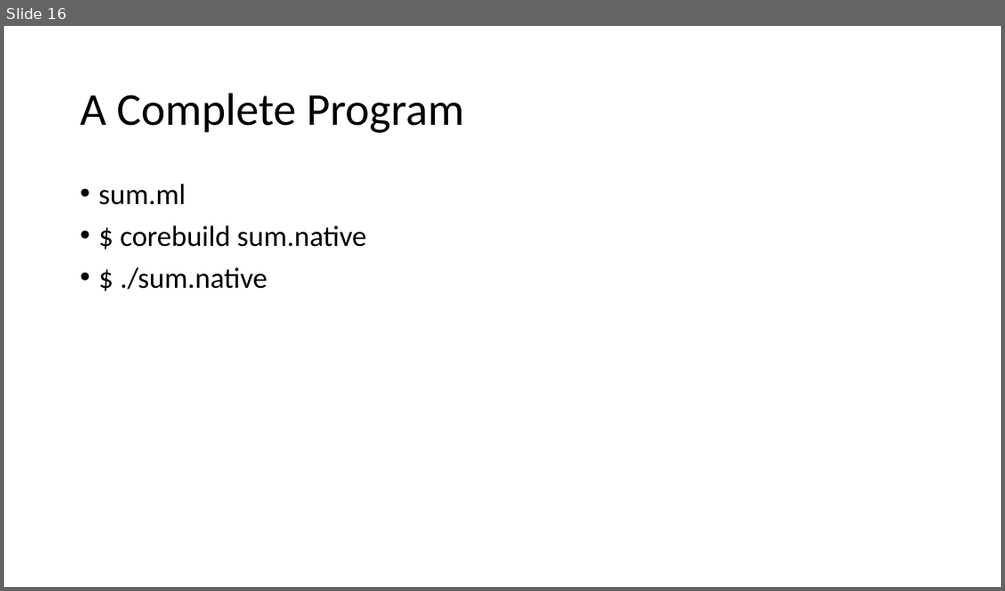
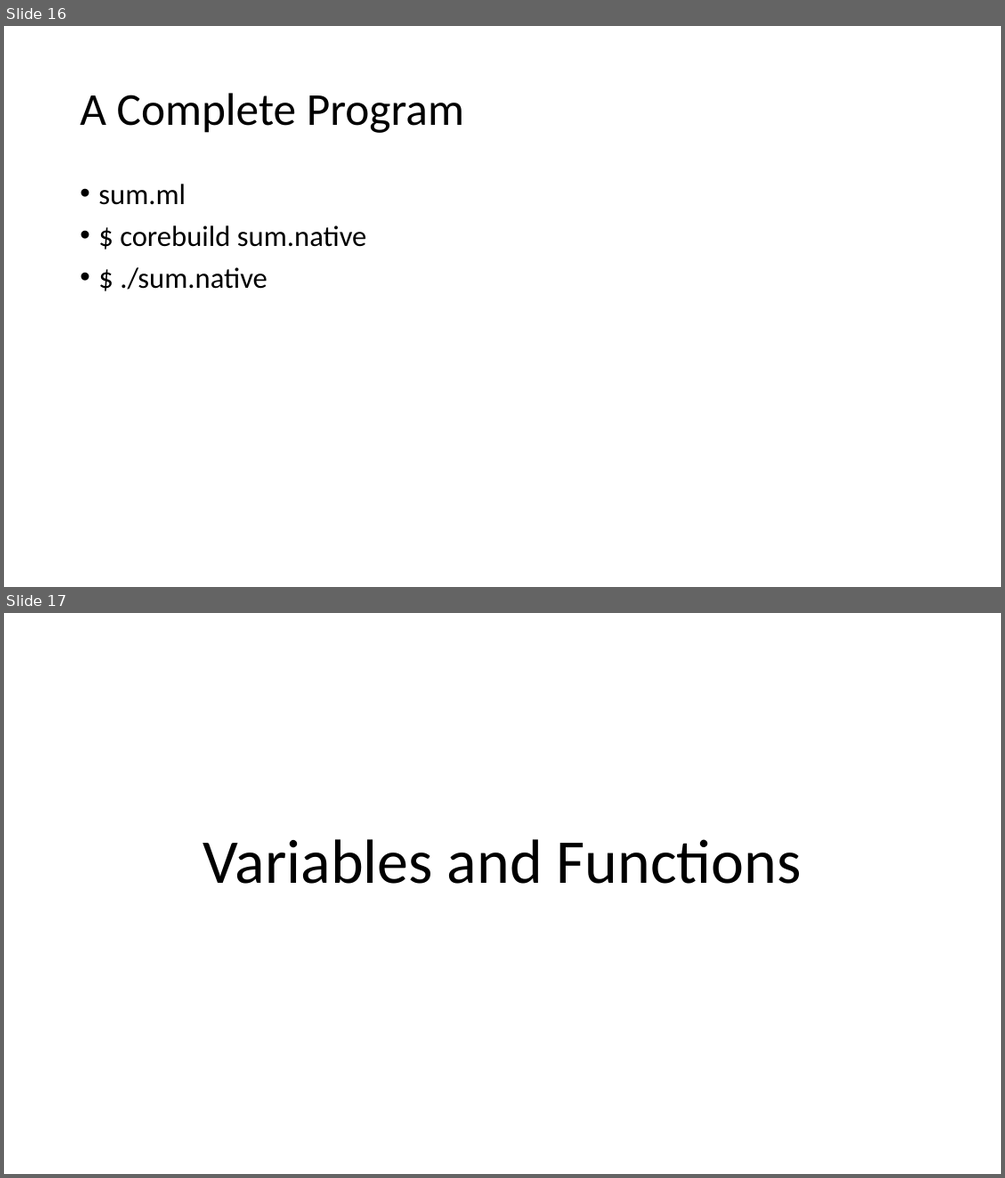
Before and after one commit to bacmive/paper_notes, a slide deck: notes8-ocaml.pptx. Shown one above the other, each under a label of ours: slide 16 before the commit, slides 16 and 17 after it. The pictures are 1005x591 and 1005x1178 pixels, drawn with LibreOffice and Linux fonts; fonts in the diff are those of the drawing. Boxes give left, top, right and bottom in pixels: in the first picture for what was removed or moved away, otherwise in the second. Text is boxed around its words. In the diff, an @@ line names an element or a change of style, - is before the commit and + after.

```diff
--- a/notes8-ocaml.pptx
+++ b/notes8-ocaml.pptx
@@ slide 17 added at [4,613,1001,1174], background #FFFFFF @@
@@ title added at [203,839,801,884], 60 pt, text #000000 @@
+Variables and Functions
```
Also in this commit, not shown: 2 other slides added.
